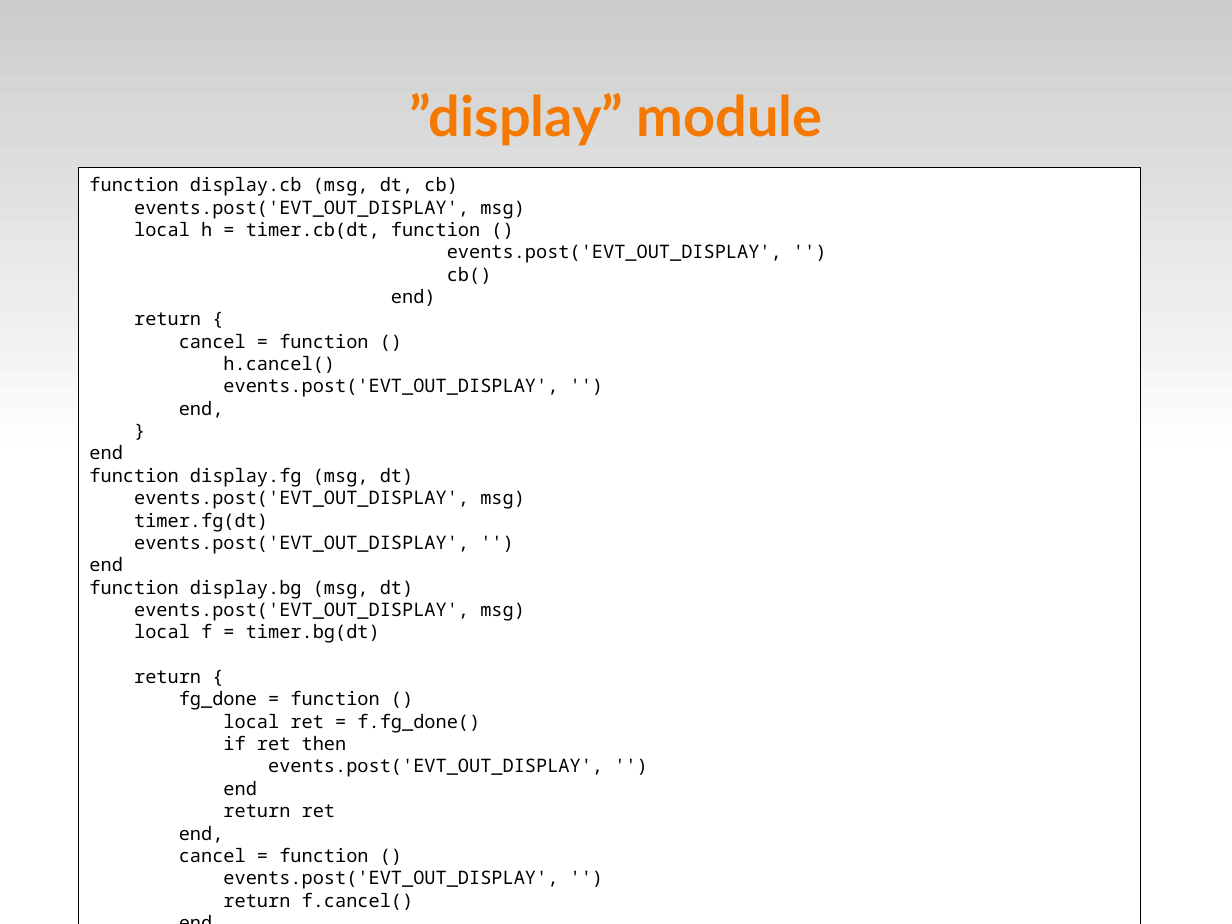
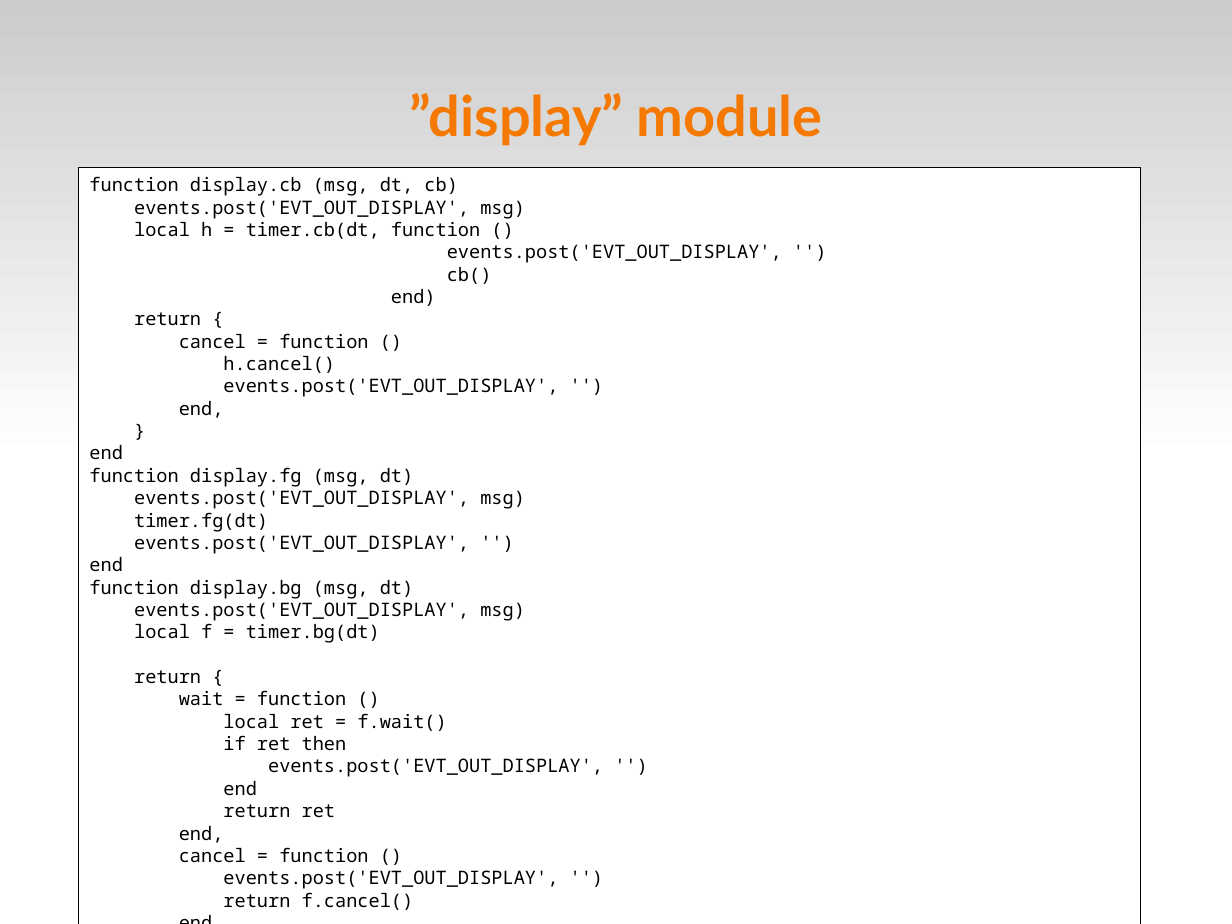
Before and after one commit to fsantanna/events, a slide deck: slide 22 of evt.odp. Drawn at 1232x924 pixels with LibreOffice and Linux fonts; fonts in the diff are those of the drawing. Boxes give left, top, right and bottom in pixels: in the first picture for what was removed or moved away, otherwise in the second. Text is boxed around its words. In the diff, an @@ line names an element or a change of style, - is before the commit and + after.

Commit message:
(^) fg_done => wait

```diff
--- a/evt.odp
+++ b/evt.odp
@@ text in rectangle at [179,690,446,731]: text changed @@
-fg_done = function ()
-local ret = f.fg_done()
+wait = function ()
+local ret = f.wait()
```
Also in this commit, not shown: 5 other slides changed, 4 other files.
